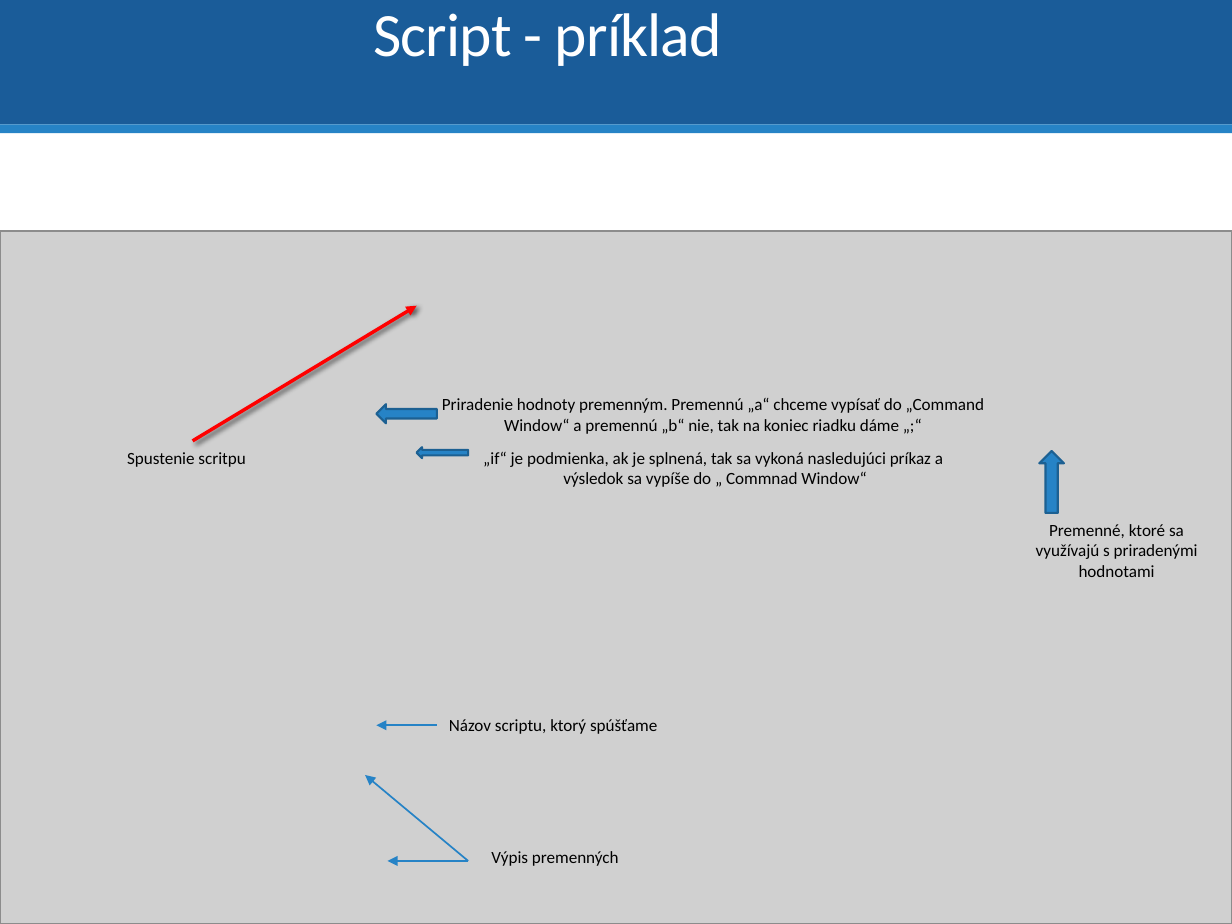
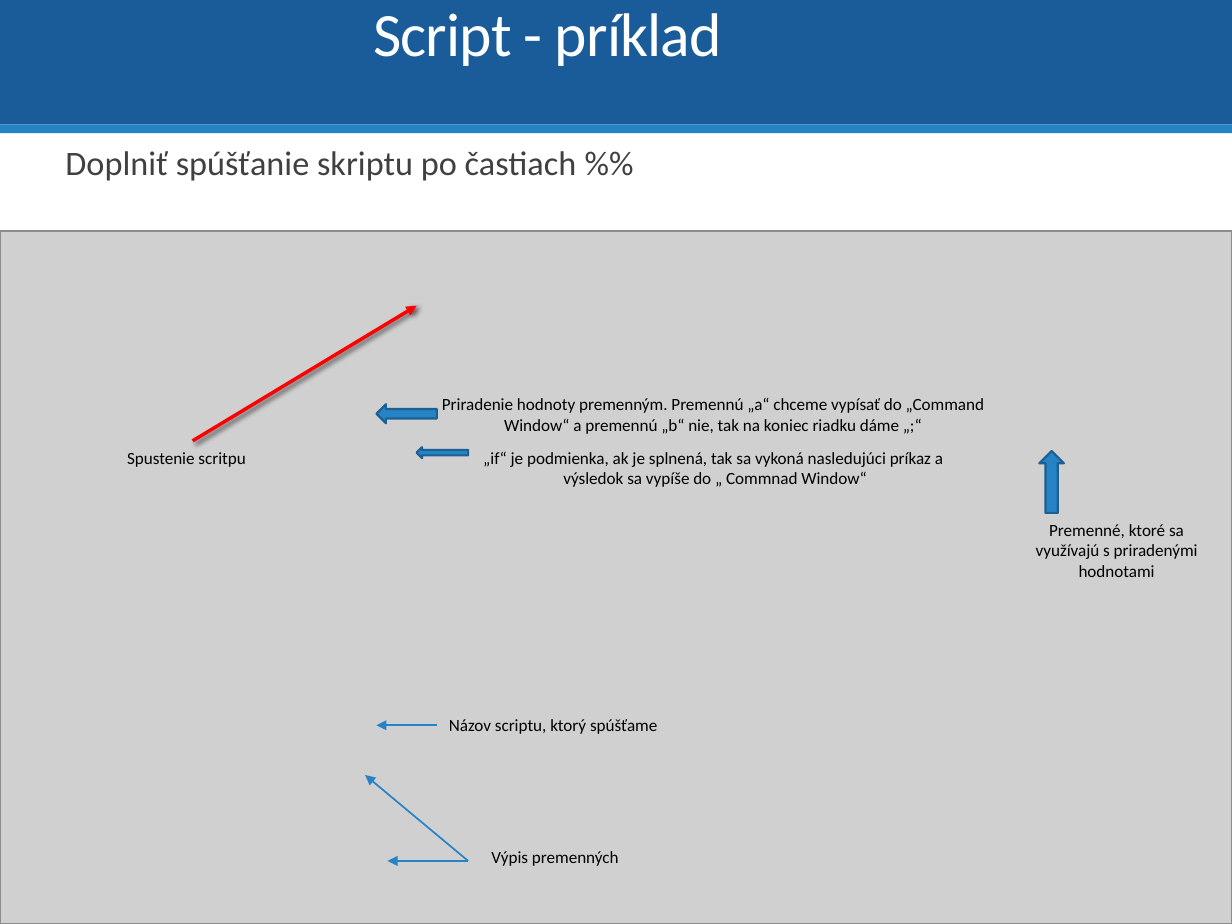
Before and after one commit to dodekm/TeamProjektKybernetika, a slide deck: slide 7 of Nove prednasky/TP_P1.pptx (slide 11 before the commit). Drawn at 1232x924 pixels with LibreOffice and Linux fonts; fonts in the diff are those of the drawing; grey boxes stand for pictures. Boxes give left, top, right and bottom in pixels: in the first picture for what was removed or moved away, otherwise in the second. Text is boxed around its words. In the diff, an @@ line names an element or a change of style, - is before the commit and + after.

```diff
--- a/Nove prednasky/TP_P1.pptx
+++ b/Nove prednasky/TP_P1.pptx
@@ text added at box(65, 151, 577, 181), 20 pt, text #404040 @@
+  Doplniť spúšťanie skriptu po častiach %%
```
Also in this commit, not shown: 10 other slides changed, 3 slides added, 9 slides removed.
